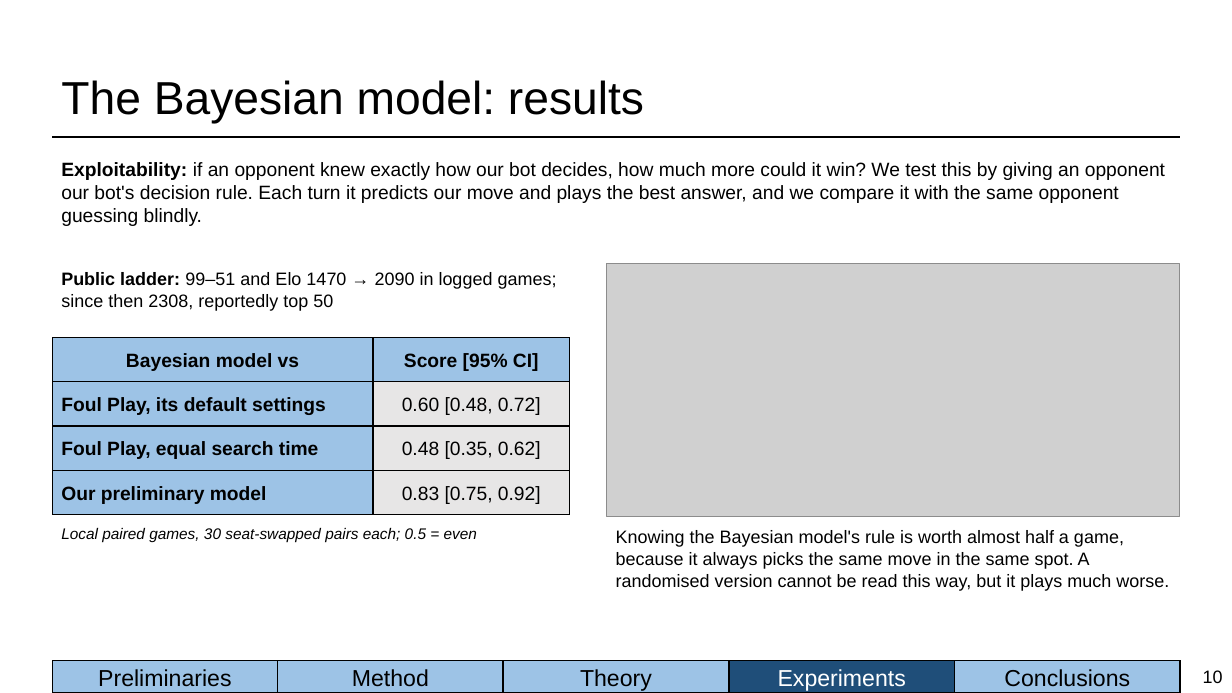
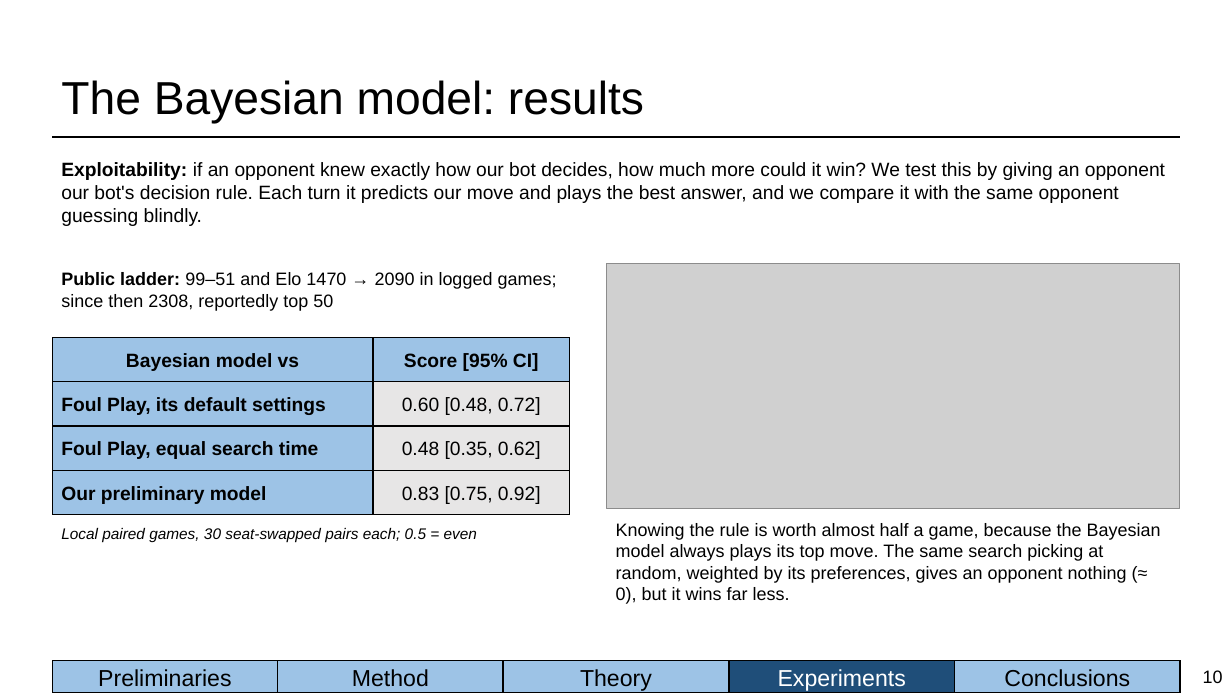
Before and after one commit to BioFanat/pokemon-equilibrium-engine, a slide deck: slide 10 of report/slides/deck.pptx. Drawn at 1232x693 pixels with LibreOffice and Linux fonts; fonts in the diff are those of the drawing; grey boxes stand for pictures. Boxes give left, top, right and bottom in pixels: in the first picture for what was removed or moved away, otherwise in the second. Text is boxed around its words. In the diff, an @@ line names an element or a change of style, - is before the commit and + after.

Commit message:
Deck: label the exploitability control as the same search picking at random

```diff
--- a/report/slides/deck.pptx
+++ b/report/slides/deck.pptx
@@ picture: place and size @@
-picture at bbox=[607, 263, 1180, 517]
+picture at bbox=[607, 263, 1180, 509]
@@ text at bbox=[616, 523, 1161, 604]: text changed @@
-Knowing the Bayesian model's rule is worth almost half a game, because it always picks the same move in the same spot. A randomised version cannot be read this way, but it plays much worse.
+Knowing the rule is worth almost half a game, because the Bayesian model always plays its top move. The same search picking at random, weighted by its preferences, gives an opponent nothing (≈ 0), but it wins far less.
```
Also in this commit, not shown: 4 other files.
